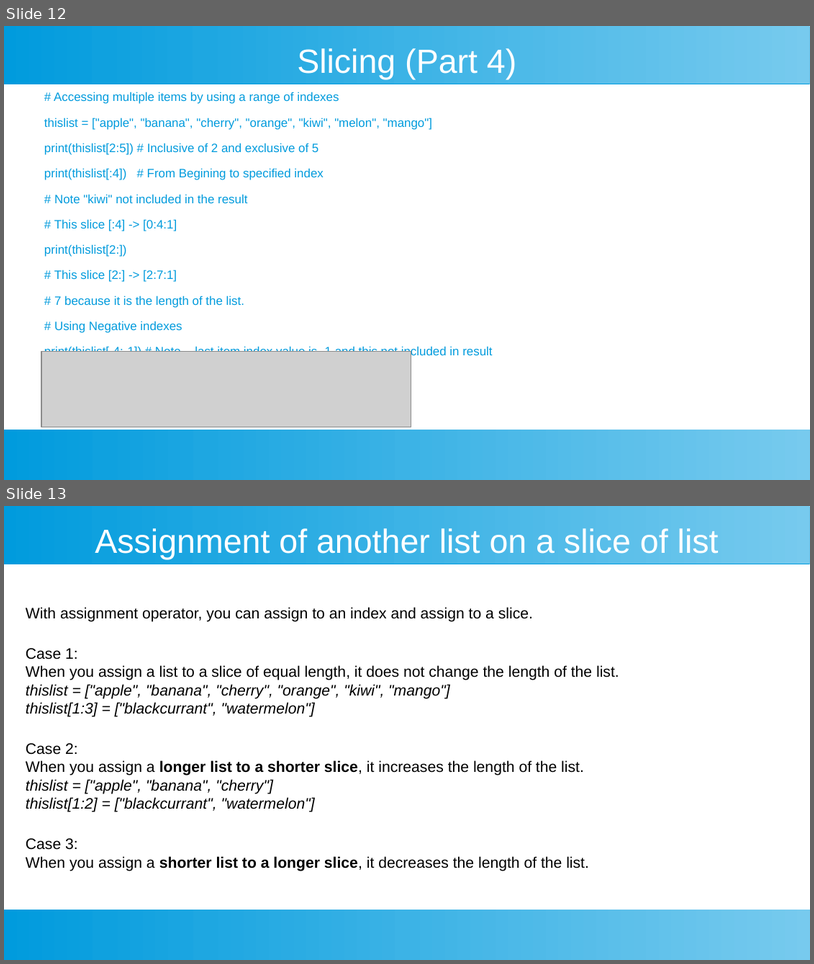
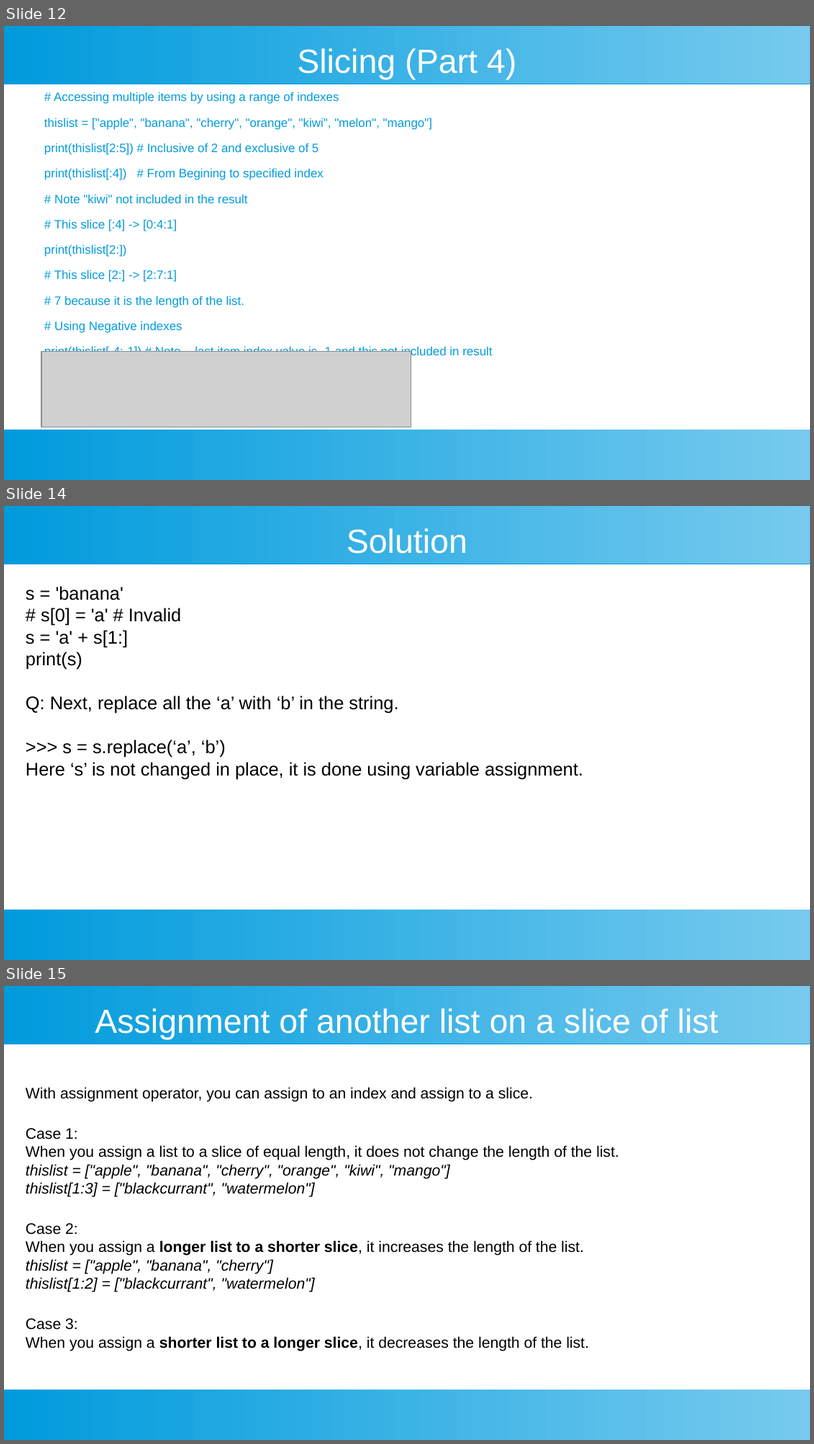
Before and after one commit to ashishjain1547/public_lessons_in_python, a slide deck: Ch 8 - Lists/List.odp. Shown one above the other, each under a label of ours: slides 12 and 13 before the commit, slides 12, 14 and 15 after it; the slides between them are not shown. The pictures are 814x964 and 814x1444 pixels, drawn with LibreOffice and Linux fonts; fonts in the diff are those of the drawing; grey boxes stand for pictures. Boxes give left, top, right and bottom in pixels: in the first picture for what was removed or moved away, otherwise in the second. Text is boxed around its words. In the diff, an @@ line names an element or a change of style, - is before the commit and + after.

```diff
--- a/Ch 8 - Lists/List.odp
+++ b/Ch 8 - Lists/List.odp
@@ slide 14 added at <box>4,506,810,960</box>, background #FFFFFF; not listed: 2 template elements that a slide beside it also shows @@
@@ title added at <box>347,528,468,554</box>, 33 pt, text #FFFFFF @@
+Solution
@@ text added at <box>26,586,584,779</box>, 18 pt, text #000000 @@
+s = 'banana'
+# s[0] = 'a' # Invalid
+s = 'a' + s[1:]
+print(s)
+Q: Next, replace all the ‘a’ with ‘b’ in the string.
+>>> s = s.replace(‘a’, ‘b’)
+Here ‘s’ is not changed in place, it is done using variable assignment.
@@ what was slide 13 is now slide 15 @@
```
Also in this commit, not shown: 1 other slide added, 40 other files.
